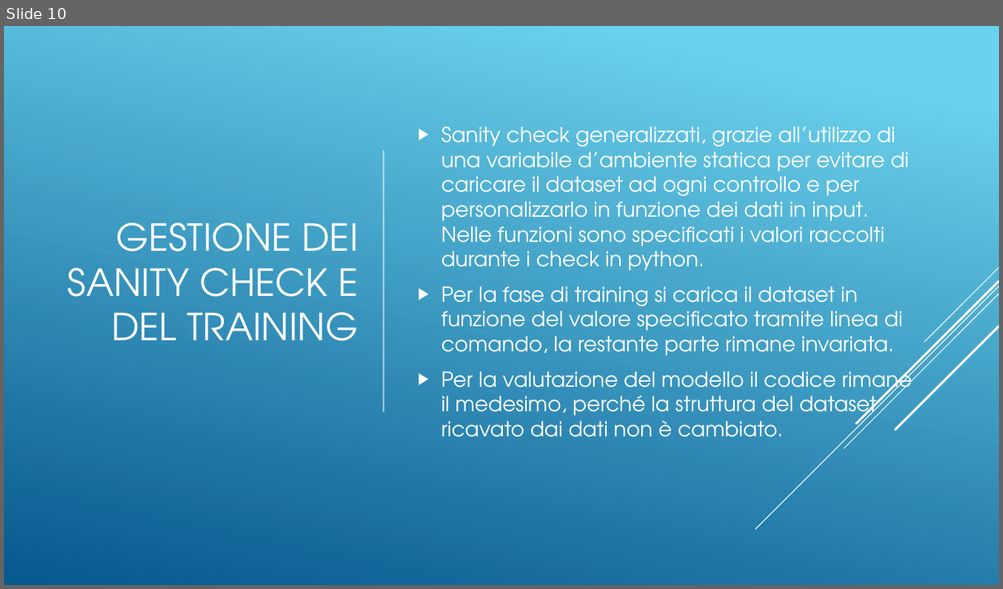
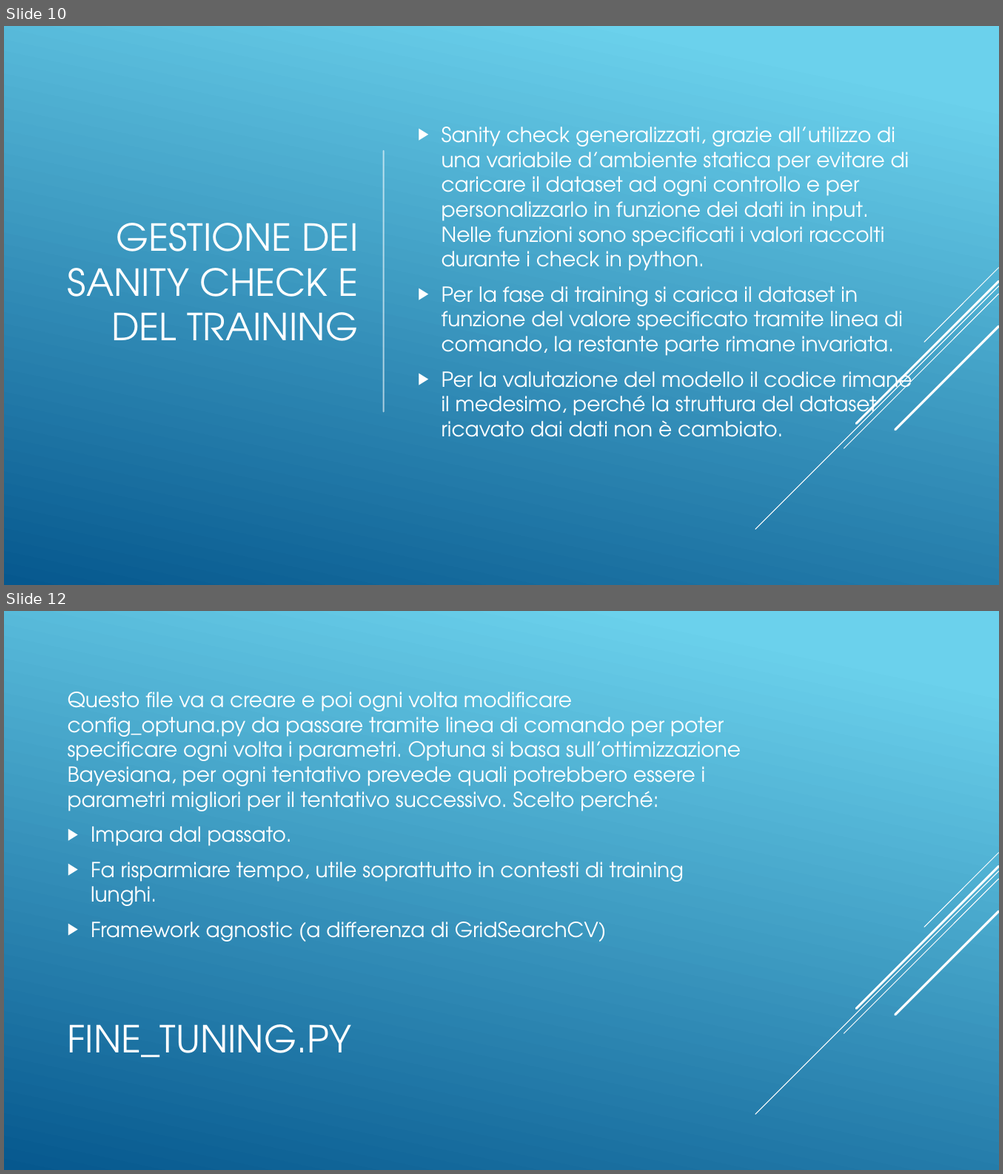
Before and after one commit to Bognanni/gsasrec-py-rust, a slide deck: Gsasrec.pptx. Shown one above the other, each under a label of ours: slide 10 before the commit, slides 10 and 12 after it; the slides between them are not shown. The pictures are 1003x589 and 1003x1174 pixels, drawn with LibreOffice and Linux fonts; fonts in the diff are those of the drawing. Boxes give left, top, right and bottom in pixels: in the first picture for what was removed or moved away, otherwise in the second. Text is boxed around its words. In the diff, an @@ line names an element or a change of style, - is before the commit and + after.

Commit message:
New feature: hyperparameters fine tuning

```diff
--- a/Gsasrec.pptx
+++ b/Gsasrec.pptx
@@ slide 12 added at (4, 611, 999, 1170), background gradient #6ED2EB to #06588E; not listed: 5 template elements that a slide beside it also shows @@
@@ text added at (68, 692, 740, 942), 20 pt, text #FFFFFF @@
+Questo file va a creare e poi ogni volta modificare config_optuna.py da passare tramite linea di comando per poter specificare ogni volta i parametri. Optuna si basa sull’ottimizzazione Bayesiana, per ogni tentativo prevede quali potrebbero essere i parametri migliori per il tentativo successivo. Scelto perché:
+▶ Impara dal passato.
+▶ Fa risparmiare tempo, utile soprattutto in contesti di training lunghi.
+▶ Framework agnostic (a differenza di GridSearchCV)
@@ title added at (68, 1025, 352, 1058), 36 pt, text #FFFFFF @@
+FINE_TUNING.PY
```
Also in this commit, not shown: 2 other slides added, 5 other files.
